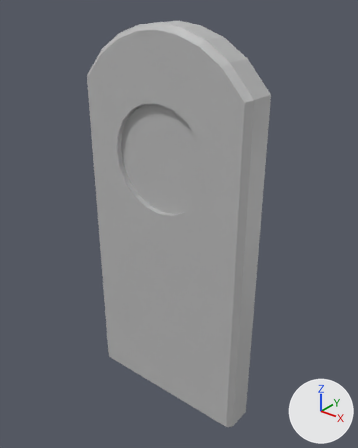
The FBX model Assets/3D/MODELOS/N3/MOD_portaSecreta_n3.fbx as it was, and as the next commit left it.
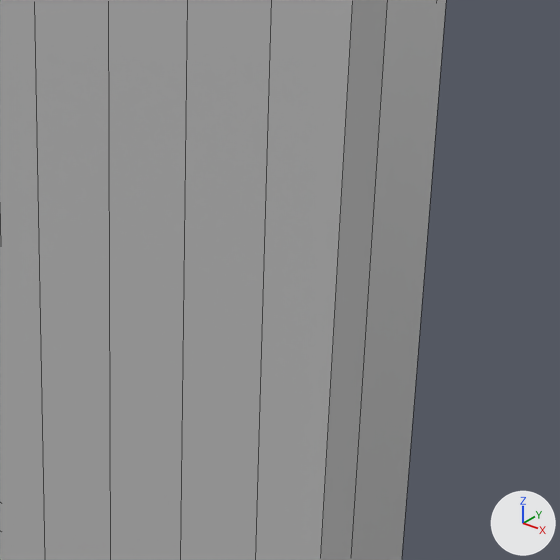
Each version appears first whole from a camera (50 mm lens) standing at (0.0846, -0.102, 0.1262) and looking at (0.002, 0.0013, 0.0622), and next in a close-up on the part from 42% to 80% of the width and 52% to 82% of the height. The lights are fixed; the arrows at lower right show +X, +Y and +Z. The first two pictures are the older version. The close-ups show mesh edges as thin lines. Where no turn or scale is listed for an object, it has been applied to the vertices.

Script lines for the objects in view, before the commit:
```python
me_mesh = bpy.data.meshes.new('Mesh')
me_mesh.from_pydata(...)  # 127 vertices, 123 faces; spans x -0.0276..0.0276, y -0.0053..0.0053, z -0.0588..0.0588
me_mesh.materials.append(mat_lambert1)  # grey #bcbcbc
ob_mod_portasecreta_n3 = bpy.data.objects.new('MOD_portaSecreta_n3', me_mesh)
ob_mod_portasecreta_n3.location = (0.0, 0.0, 0.05889)
```
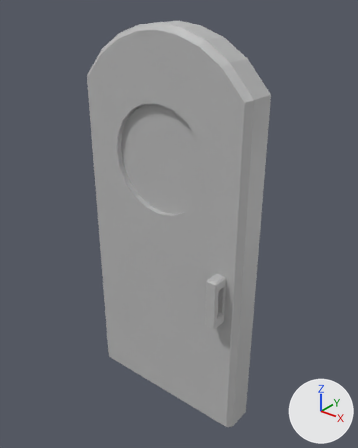
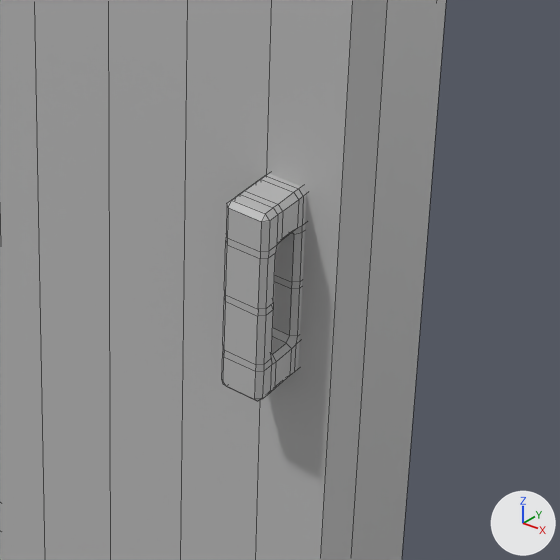
Boxes (x1, y1, x2, y2) around the edits, measured in the close-ups (560 x 560 px):
```json
{"object": "MOD_pom_n3", "change": "added", "after": [222, 174, 307, 401]}
```

Scene script edits in JSON lines:
```json
{"op": "add", "block": "me_mesh_1", "code": ["me_mesh_1 = bpy.data.meshes.new('Mesh')", "me_mesh_1.from_pydata(...)  # 160 vertices, 160 faces; spans x -0.00171..0.00171, y -0.00329..0.00329, z -0.00747..0.00747", "me_mesh_1.materials.append(mat_lambert1)  # grey #bcbcbc"]}
{"op": "add", "block": "ob_mod_pom_n3", "code": ["ob_mod_pom_n3 = bpy.data.objects.new('MOD_pom_n3', me_mesh_1)", "ob_mod_pom_n3.location = (0.02171, -0.00665, 0.04783)"]}
```
